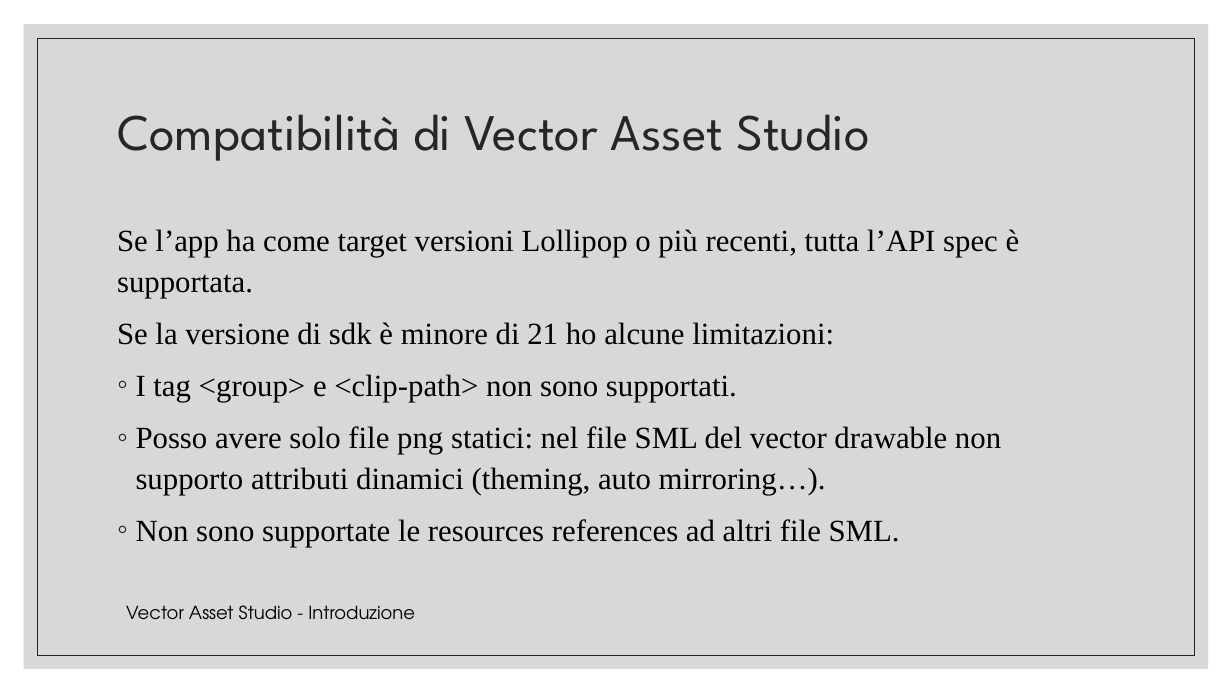
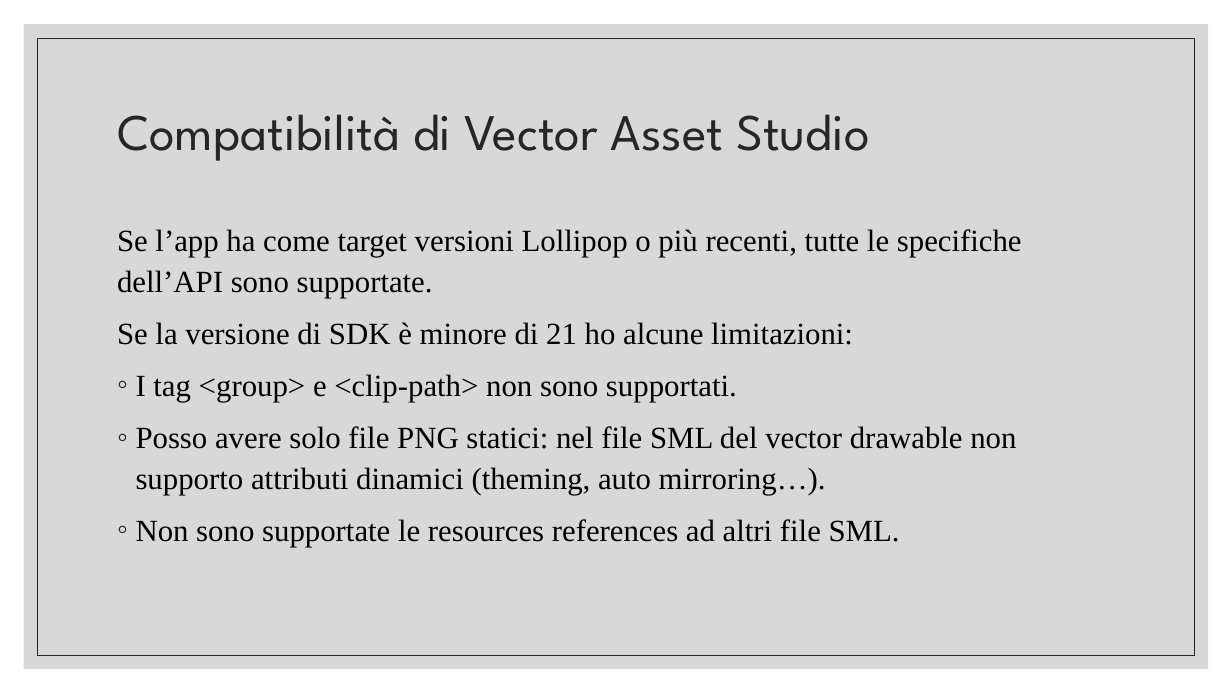
Before and after one commit to tizianotaglienti/Colleghi-Ristretti, a slide deck: slide 7 of Vector asset studio.pptx (slide 6 before the commit). Drawn at 1232x693 pixels with LibreOffice and Linux fonts; fonts in the diff are those of the drawing. Boxes give left, top, right and bottom in pixels: in the first picture for what was removed or moved away, otherwise in the second. Text is boxed around its words. In the diff, an @@ line names an element or a change of style, - is before the commit and + after.

```diff
--- a/Vector asset studio.pptx
+++ b/Vector asset studio.pptx
@@ text at [117, 229, 1022, 345]: text changed @@
-Se l’app ha come target versioni Lollipop o più recenti, tutta l’API spec è supportata.
-Se la versione di sdk è minore di 21 ho alcune limitazioni:
+Se l’app ha come target versioni Lollipop o più recenti, tutte le specifiche dell’API sono supportate.
+Se la versione di SDK è minore di 21 ho alcune limitazioni:
@@ text at [136, 426, 1016, 495]: text changed @@
-◦ Posso avere solo file png statici: nel file SML del vector drawable non supporto attributi dinamici (theming, auto mirroring…).
+◦ Posso avere solo file PNG statici: nel file SML del vector drawable non supporto attributi dinamici (theming, auto mirroring…).
@@ text removed at [126, 605, 415, 620] @@
-Vector Asset Studio - Introduzione
```
Also in this commit, not shown: 34 other slides changed, 1 slide added, 1 slide removed.
